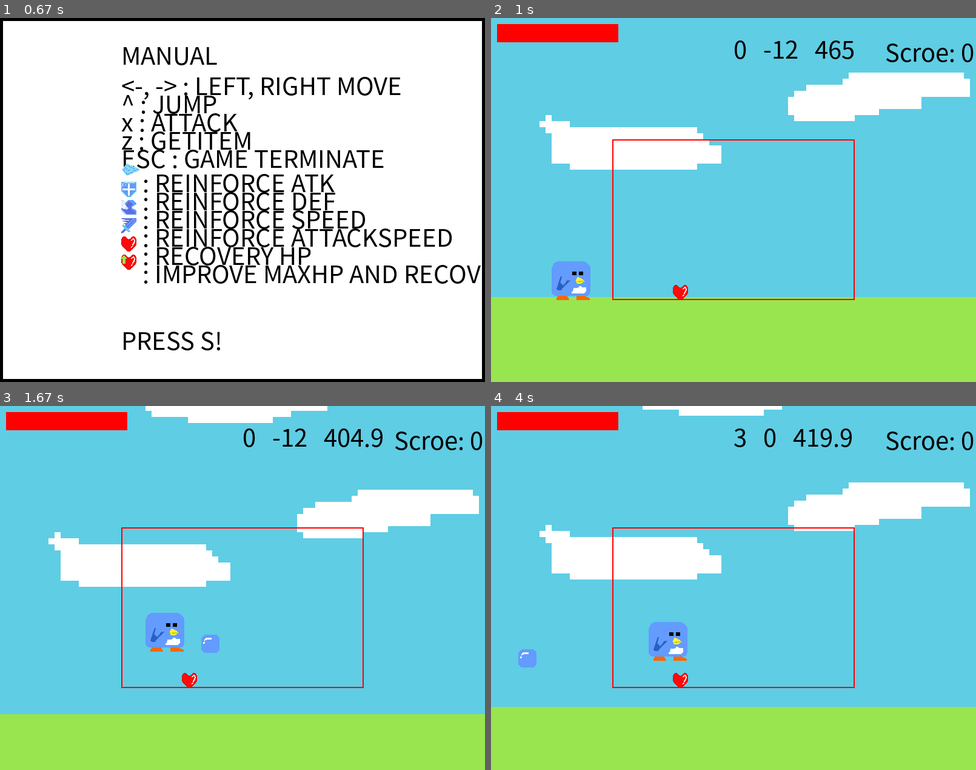
Above: before the commit, frames 1-4 (two rows, left to right).
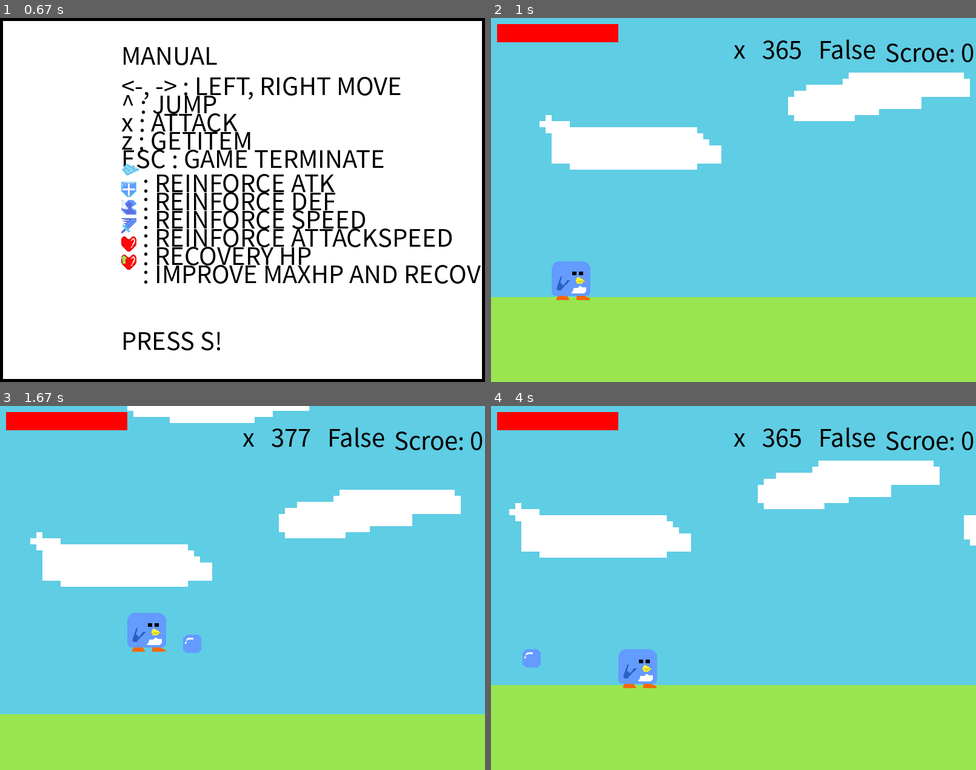
Above: after the commit, the same moments.

Repository: jeojw/code_practice
Game: pygame game, started from pygames/Adventure.py
The game is run twice, just before and just after one commit, with the same random seed, the same clock (stepped at 60 frames per second) and the same inputs.
Inputs:
- Up to frame 1 (0.67 s): tap S at 0.33 s
- Up to frame 2 (1 s): tap S at 0.67 s
- Up to frame 3 (1.67 s): hold Right 1-1.47 s; hold Up from 1.5 s (still down); tap X at 1.57 s
- Up to frame 4 (4 s): release Up at 1.8 s; hold Right 1.83-2.3 s; tap X at 1.9, 2.2, 2.4, 2.7, 2.97, 3.27, 3.4, 3.8 s; hold Left 2.33-2.87 s; hold Left 2.9-3.3 s; hold Up 3.33-3.7 s; hold Right from 3.73 s (still down)

Frame 1 is identical in both runs. In frame 2, 1.2% of the frame differs, in the area x 25-80%, y 5-78%; in frame 3, 4.8%; in frame 4, 19%, in the area x 0-100%, y 0-83%.

Commit message:
업데이트 내역 및 버그 1. 카메라 이동에 관해서 업데이트함   - 아이템 및 적의 이동에 대해서도 카메라를 업데이트 함
-----------------------------
다만, 아직 카메라 이동이 불안정하고 오류도 너무 많음. 계속 수정해야 할듯.
1) 캐릭터가 맵 끝까지 가서 적을 만나고 죽일 경우 적의 x좌표가 0이 될 때 까지 이동을 못함
2) 적이 y축 카메라 이동에 제대로 부합을 하지 못함
3) 그 외에도 카메라 이동 조건식이 전체적으로 불안정함. 나중에 수정해야 할듯(그놈의 isCameraMove....)

Diff:
--- a/pygames/Adventure.py
+++ b/pygames/Adventure.py
@@ -14,7 +14,7 @@
 XMARGIN = 200
 YMARGIN = 0
 
-CAMERAXMARGIN = 200
+CAMERAXMARGIN = 250
 CAMERAYMARGIN = 200
 
 '''
@@ -145,7 +145,9 @@
 
         self.PLAYER = None # 스테이지 내에 그려질 플레이어
         self.ClearStage = False # 스테이지가 클리어 됬는지 아닌지 판별하는 불값
-        self.CameraMoveable = True # 카메라가 이동가능한 상태인지 설정시켜주는 불값
+        self.XCameraMoveable = True # 카메라가 이동가능한 상태인지 설정시켜주는 불값
+        self.isXCameraMove = False # 지금 카메라가 작동하고 있는지 판별시켜주는 불값
+        self.isYCameraMove = False
         self.isSlackColide = False
         self.CameraDirection = LEFT # 카메라 방향
         self.Deadboollist = []
@@ -282,13 +284,15 @@
         '''
         if (self.stage == 1):
             self.PLAYER = PlayerObject(100)
-            #enemy = EnemyObject(600)
             self.PLAYER.SetStat(*PlayerStat)
-            Itemlist.append(ItemObject(300, MAP_GROUND, HPRECOVERY))
-
-            #Enemylist.append(enemy)
-            #for Enemy in Enemylist:
-                #Enemy.SetStat(*EnemyStat)
+            Itemlist.append(ItemObject(900, MAP_GROUND, HPRECOVERY))
+
+            Enemylist.append(EnemyObject(1900))
+            #Enemylist.append(EnemyObject(300))
+            #Enemylist.append(EnemyObject(500))
+            #Enemylist.append(EnemyObject(700))
+            for Enemy in Enemylist:
+                Enemy.SetStat(*EnemyStat)
 
     def ResetStage(self):
         '''
@@ -302,7 +306,6 @@
         스테이지를 그려주는 메서드
         '''
         Screen.blit(self.mapImages[self.stage - 1], (0, y_size - map_y_size), (self.CameraPos[0], self.CameraPos[1], map_x_size, map_y_size))
-        pygame.draw.rect(Screen, RED, self.CameraSlack, 2)
         write(SmallFont, 'Scroe: ' + str(self.score), BLACK, 650, 25)
 
     def CameraMovement(self, dx=0, dy=0):
@@ -318,24 +321,45 @@
         '''
         PlayerCenterX = self.PLAYER.GetPos(X) + self.PLAYER.GetSize(WIDTH) / 2
         PlayerCenterY = self.PLAYER.GetPos(Y) + self.PLAYER.GetSize(HEIGHT) / 2
+        self.CameraDirection = self.PLAYER.GetCondition(DIRECTION)
 
         if (self.CameraPos[0] + x_size >= map_x_size):
             self.CameraPos[0] = map_x_size - x_size
-            self.CameraMoveable = False
+            self.isXCameraMove = False
+            self.XCameraMoveable = False
         elif (PlayerCenterX <= CAMERAXMARGIN and self.CameraPos[0] <= 0):
             self.CameraPos[0] = 0
-            self.CameraMoveable = False
+            self.isYCameraMove = False
+            self.XCameraMoveable = False
+
+        for enemy in Enemylist:
+            if (enemy.GetPos(X) < x_size and enemy.GetPos(X) >= 0):
+                self.isXCameraMove = False
+                if (not enemy.GetCondition(DEAD)):
+                    self.XCameraMoveable = False
+                else:
+                    self.XCameraMoveable = True
+                    if (PlayerCenterX > CAMERAXMARGIN):
+                        self.isXCameraMove = True
+
+
+        if (self.XCameraMoveable is False):
+            if (self.CameraPos[0] >= map_x_size - x_size):
+                if (PlayerCenterX < CAMERAXMARGIN):
+                    self.XCameraMoveable = True
+            elif (self.CameraPos[0] <= 0):
+                if (PlayerCenterX > CAMERAXMARGIN):
+                    self.XCameraMoveable = True
+
+        else:
+            if (self.PLAYER.GetCondition(WALK) or PlayerCenterX > CAMERAXMARGIN):
+                self.isXCameraMove = True
+            else:
+                self.isXCameraMove = False
+
 
         if (self.PLAYER.GetCondition(ONGROUND)):
             self.CameraPos[1] = 0
-
-        if (self.CameraMoveable is False):
-            if (self.CameraPos[0] >= map_x_size - x_size):
-                if (PlayerCenterX < x_size - CAMERAXMARGIN):
-                    self.CameraMoveable = True
-            elif (self.CameraPos[0] <= 0):
-                if (PlayerCenterX > CAMERAXMARGIN):
-                    self.CameraMoveable = True
 
     def UpdateStage(self):
         '''
@@ -454,7 +478,28 @@
             return False
 
     def updatePos(self, Stage):
-        pass
+        PlayerCenterX = Stage.GetPlayer().GetPos(X) + Stage.GetPlayer().GetSize(WIDTH) / 2
+        PlayerDirection = Stage.GetPlayer().GetCondition(DIRECTION)
+
+        if (Stage.XCameraMoveable):
+            if (PlayerCenterX <= CAMERAXMARGIN and PlayerDirection == LEFT):
+                self.x_pos += Stage.GetPlayer().GetStat(SPEED)
+            elif (PlayerCenterX >= CAMERAXMARGIN and PlayerDirection == RIGHT):
+                self.x_pos += -Stage.GetPlayer().GetStat(SPEED)
+
+        if (not Stage.GetPlayer().GetCondition(ONGROUND)):
+            if (Stage.GetPlayer().airSpace != 0):
+                self.y_pos -= Stage.GetPlayer().airSpace
+            else:
+                if (Stage.GetPlayer().gravity != 0):
+                    self.y_pos -= Stage.GetPlayer().gravity
+                else:
+                    pass
+        else:
+            self.y_pos = MAP_GROUND
+
+        self.hitbox.x = self.x_pos
+        self.hitbox.bottom = self.y_pos
 
 class LifeObject(object):
     '''
@@ -826,32 +871,7 @@
         '''
         오브젝트의 위치를 업데이트 시키는 메서드
         '''
-        self.hitbox.x = self.x_pos
-        self.hitbox.bottom = self.y_pos
-
-        if (self.isOnGround is False):
-            self.y_pos += self.airSpace
-            if (self.y_pos <= MAP_GROUND - 80):
-                self.airSpace = 0
-                self.gravity += 1
-            self.y_pos += self.gravity
-        if (self.y_pos >= MAP_GROUND):
-            self.y_pos = MAP_GROUND
-            self.isOnGround = True
-            self.gravity = 0
-            self.airSpace = -12
-
-        if (Stage.CameraMoveable is False):
-            if (self.hitbox.left <= MAP_LIMIT_LEFT):
-                self.x_pos = MAP_LIMIT_LEFT
-            if (self.hitbox.right >= MAP_LIMIT_RIGHT):
-                self.x_pos = MAP_LIMIT_RIGHT - self.hitbox.width
-
-        if (self.isWalk and self.isAttack is False):
-            if (self.direction == LEFT):
-                self.x_pos += -self.SPEED
-            elif (self.direction == RIGHT):
-                self.x_pos += self.SPEED
+        pass
 
     def updateSprite(self, dt):# 추후 아이템 획득시에도 스프라이트 관련 업데이트를 추가할 것
         '''
@@ -1118,17 +1138,43 @@
         오브젝트의 위치를 업데이트 시키는 메서드
         플레이어는 카메라의 위치에 따라 위치가 보정되도록 변경됨
         '''
-        super().updatePos(Stage)
+        self.hitbox.x = self.x_pos
+        self.hitbox.bottom = self.y_pos
+
+        if (self.isOnGround is False):
+            self.y_pos += self.airSpace
+            if (self.y_pos <= MAP_GROUND - 80):
+                self.airSpace = 0
+                self.gravity = 7
+            self.y_pos += self.gravity
+        if (self.y_pos >= MAP_GROUND):
+            self.y_pos = MAP_GROUND
+            self.isOnGround = True
+            self.gravity = 0
+            self.airSpace = -12
+
+        if (Stage.XCameraMoveable is False):
+            if (self.hitbox.left <= MAP_LIMIT_LEFT):
+                self.x_pos = MAP_LIMIT_LEFT
+            if (self.hitbox.right >= MAP_LIMIT_RIGHT):
+                self.x_pos = MAP_LIMIT_RIGHT - self.hitbox.width
+
+        if (self.isWalk and self.isAttack is False):
+            if (self.direction == LEFT):
+                self.x_pos += -self.SPEED
+            elif (self.direction == RIGHT):
+                self.x_pos += self.SPEED
+
         if (Stage.GetCameraView(X) <= map_x_size - x_size or Stage.GetCameraView(X) >= 0):
-            if (self.hitbox.centerx > x_size - CAMERAXMARGIN):
-                Stage.CameraMovement(self.SPEED, 0)
-                if (Stage.CameraMoveable):
+            if (self.hitbox.centerx > CAMERAXMARGIN and self.direction == RIGHT):
+                if (Stage.XCameraMoveable):
+                    Stage.CameraMovement(self.SPEED, 0)
                     self.x_pos -= self.SPEED
                 else:
                     pass
-            elif (self.hitbox.centerx < CAMERAXMARGIN and Stage.GetCameraView(X) > 0):
-                Stage.CameraMovement(-self.SPEED, 0)
-                if (Stage.CameraMoveable):
+            elif (self.hitbox.centerx < CAMERAXMARGIN and Stage.GetCameraView(X) > 0 and self.direction == LEFT):
+                if (Stage.XCameraMoveable):
+                    Stage.CameraMovement(-self.SPEED, 0)
                     self.x_pos += self.SPEED
                 else:
                     pass
@@ -1271,11 +1317,51 @@
             pygame.draw.rect(Screen, RED, (self.hitbox.centerx - Length / 2,
                                            self.hitbox.bottom + 19, self.HP / convertConficient, 9))
 
-    def updatePos(self, Stage=None):
+    def updatePos(self, Stage):
         '''
         오브젝트의 위치를 업데이트 시키는 메서드
         '''
-        super().updatePos(Stage)
+        PlayerDirection = Stage.GetPlayer().GetCondition(DIRECTION)
+        PlayerSpeed = Stage.GetPlayer().GetStat(SPEED)
+
+        self.hitbox.x = self.x_pos
+        self.hitbox.bottom = self.y_pos
+
+        if (self.isOnGround is False):
+            self.y_pos += self.airSpace
+            if (self.y_pos <= MAP_GROUND - 80):
+                self.airSpace = 0
+                self.gravity = 7
+            self.y_pos += self.gravity
+        if (self.y_pos >= MAP_GROUND):
+            self.y_pos = MAP_GROUND
+            self.isOnGround = True
+            self.gravity = 0
+            self.airSpace = -12
+
+        if (self.isWalk and self.isAttack is False):
+            if (self.direction == LEFT):
+                self.x_pos += -self.SPEED
+            elif (self.direction == RIGHT):
+                self.x_pos += self.SPEED
+
+        if (Stage.isXCameraMove):
+            if (PlayerDirection == LEFT):
+                self.x_pos += PlayerSpeed
+            elif (PlayerDirection == RIGHT):
+                self.x_pos -= PlayerSpeed
+
+        if (not Stage.GetPlayer().GetCondition(ONGROUND)):
+            if (Stage.GetPlayer().airSpace != 0):
+                self.y_pos -= Stage.GetPlayer().airSpace
+            else:
+                if (Stage.GetPlayer().gravity != 0):
+                    self.y_pos -= Stage.GetPlayer().gravity
+                else:
+                    pass
+
+        else:
+            self.y_pos = MAP_GROUND
 
     def updateSprite(self, dt):# 추후 아이템 획득시에도 스프라이트 관련 업데이트를 추가할 것
         '''
@@ -1288,12 +1374,12 @@
         else:
             self.hitbox = self.cursprite.get_rect(bottomleft=(self.x_pos, self.y_pos))
 
-    def update(self, dt, player, Stage=None):
+    def update(self, dt, Stage):
         '''
         적의 업데이트 메서드
         첫번째 변수는 스프라이트 업데이트 주기 설정, 두번째 변수는 AI가 작동될 목표
         '''
-        self.AI(player)
+        self.AI(Stage.GetPlayer())
         self.updateCondition()
         self.updatePos(Stage)
         self.updateSprite(dt)
@@ -1383,7 +1469,7 @@
 
         for enemy in Enemylist:
             if (len(Enemylist) != 0):
-                enemy.update(dt * 15, Stage.GetPlayer())
+                enemy.update(dt * 15, Stage)
                 enemy.draw()
 
         for item in Itemlist:
@@ -1394,7 +1480,7 @@
         if (Stage.GetPlayer().GetCondition(DEAD)):
             return False
 
-        write(SmallFont, str(Stage.GetPlayer().gravity) + '   ' + str(Stage.GetPlayer().airSpace) + '   ' + str(Stage.GetPlayer().y_pos), BLACK, 400, 20)
+        write(SmallFont, str('x') + '   ' + str(Enemylist[0].GetPos(Y)) + '   ' + str(Stage.isXCameraMove), BLACK, 400, 20)
         pygame.display.update()
         Clock.tick(FPS)
 
